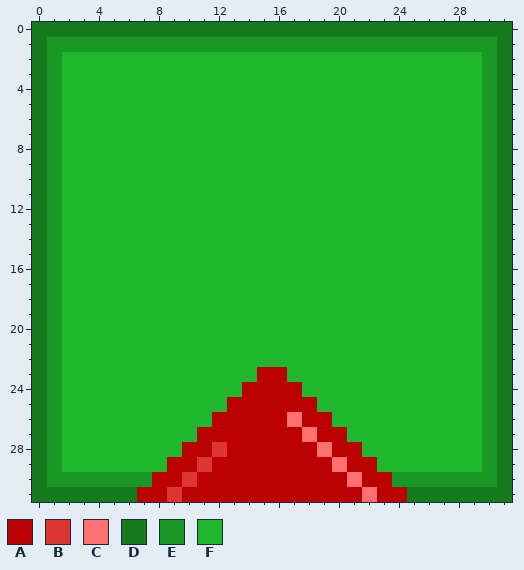
Pixel-art sprite, stored at assets/png/dblock-u.png. Above, as it was before the edit.
The file is 32x32 pixels. Colours within 5 levels of each other are drawn and written as one.
Palette (. is transparent): A #ba0000  B #dd3434  C #ff7070  D #157a1e  E #1a9826  F #20b72e
And afterwards:
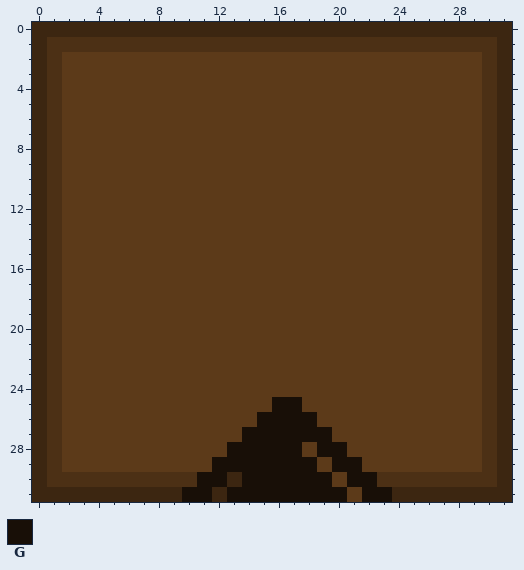
Colours new in this view: G #180f07
The edit:
@@ palette @@
-D #157a1e
+D #3c2611
-E #1a9826
+E #4c3015
-F #20b72e
+F #5c3a19
@@ x 5..26 @@
 22 FFFFFFFFFFFFFFFFFFFFFF
-23 FFFFFFFFFFAAFFFFFFFFFF
-24 FFFFFFFFFAAAAFFFFFFFFF
-25 FFFFFFFFAAAAAAFFFFFFFF
-26 FFFFFFFAAAAACAAFFFFFFF
-27 FFFFFFAAAAAAACAAFFFFFF
-28 FFFFFAABAAAAAACAAFFFFF
-29 FFFFAABAAAAAAAACAAFFFF
-30 EEEAABAAAAAAAAAACAAEEE
-31 DDAABAAAAAAAAAAAACAADD
+23 FFFFFFFFFFFFFFFFFFFFFF
+24 FFFFFFFFFFFFFFFFFFFFFF
+25 FFFFFFFFFFFGGFFFFFFFFF
+26 FFFFFFFFFFGGGGFFFFFFFF
+27 FFFFFFFFFGGGGGGFFFFFFF
+28 FFFFFFFFGGGGGFGGFFFFFF
+29 FFFFFFFGGGGGGGFGGFFFFF
+30 EEEEEEGGDGGGGGGFGGEEEE
+31 DDDDDGGDGGGGGGGGFGGDDD
